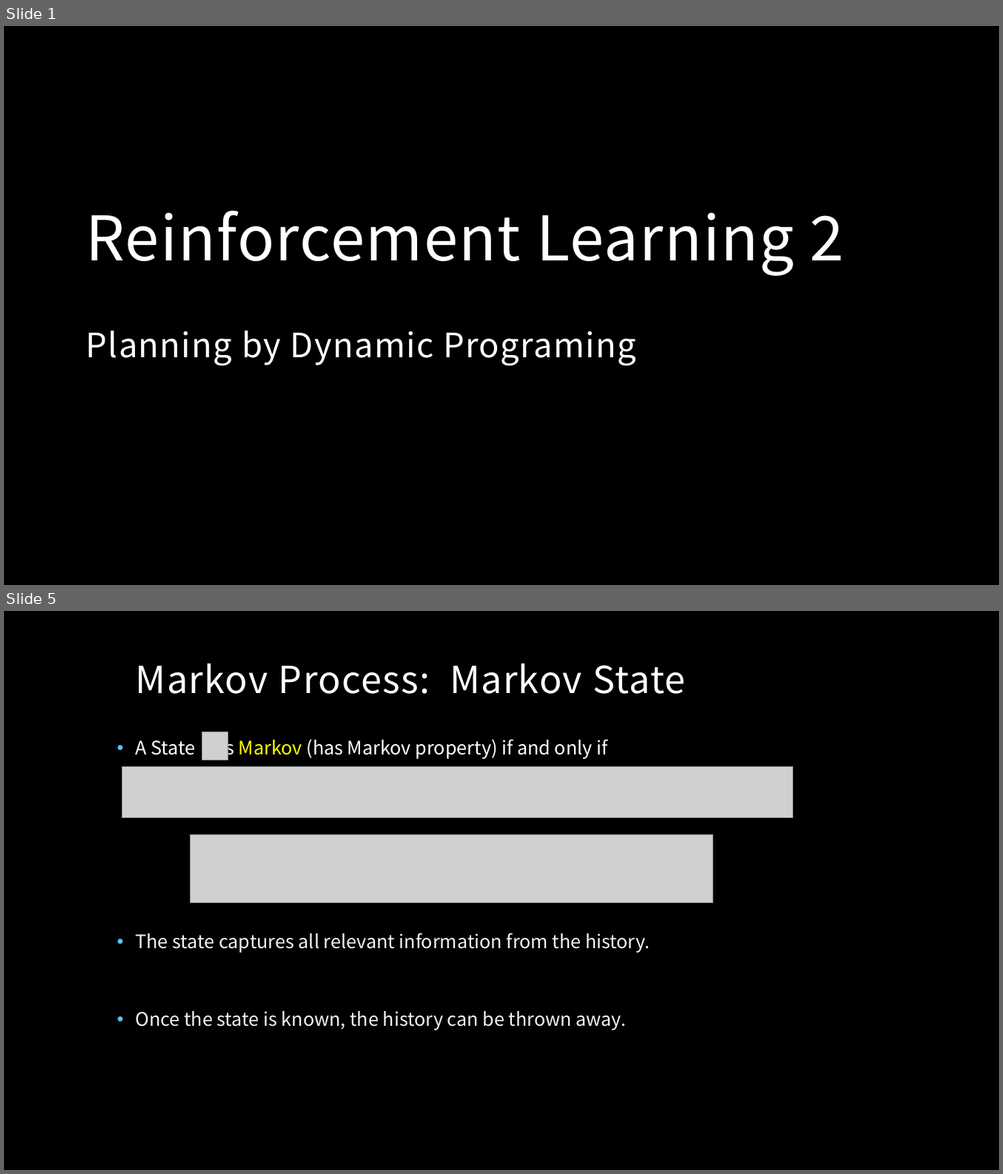
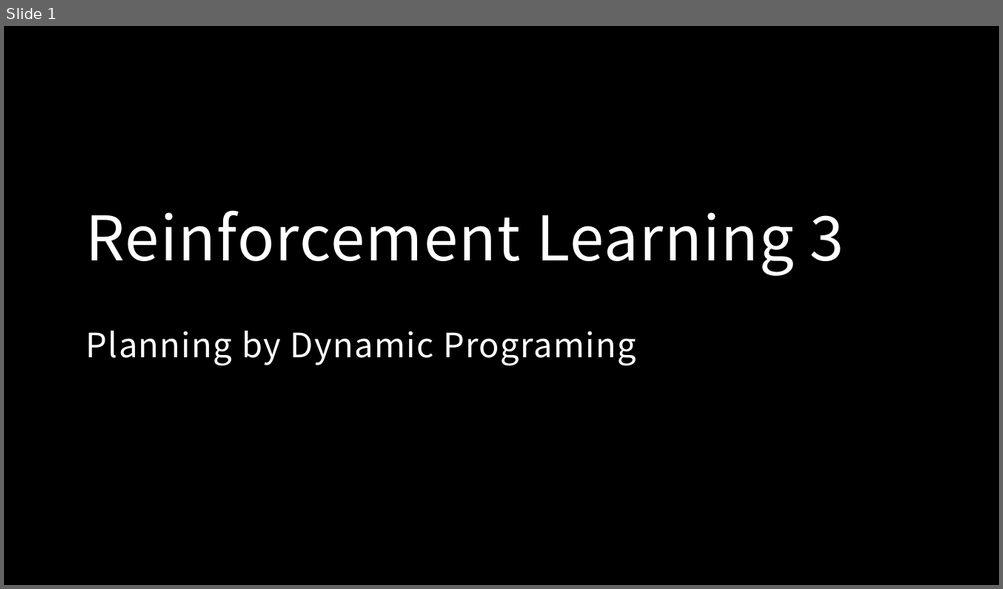
Before and after one commit to MacgyverLin/VintageComputer, a slide deck: Speech/Reinforcement Learning 3.pptx. Shown one above the other, each under a label of ours: slides 1 and 5 before the commit, slide 1 after it; the slides between them are not shown. The pictures are 1003x1174 and 1003x589 pixels, drawn with LibreOffice and Linux fonts; fonts in the diff are those of the drawing; grey boxes stand for pictures; background and template pictures are left out. Boxes give left, top, right and bottom in pixels: in the first picture for what was removed or moved away, otherwise in the second. Text is boxed around its words. In the diff, an @@ line names an element or a change of style, - is before the commit and + after.

```diff
--- a/Speech/Reinforcement Learning 3.pptx
+++ b/Speech/Reinforcement Learning 3.pptx
@@ slide 5 removed at [4,611,999,1170], background picture (left out) @@
@@ title removed at [136,664,686,694] @@
-Markov Process: Markov State
@@ text removed at [135,736,649,1031] @@
-• A State is Markov (has Markov property) if and only if
-• The state captures all relevant information from the history.
-• Once the state is known, the history can be thrown away.
@@ picture removed at [202,732,227,760] @@
@@ picture removed at [122,767,793,817] @@
@@ picture removed at [190,834,713,903] @@
@@ slide 1 changed as well @@
@@ title at [86,210,844,366]: text changed @@
-Reinforcement Learning 2
-Planning by Dynamic Programing
+Reinforcement Learning 3
+Planning by Dynamic Programing
```
Also in this commit, not shown: 1 slide added, 42 other slides removed.
